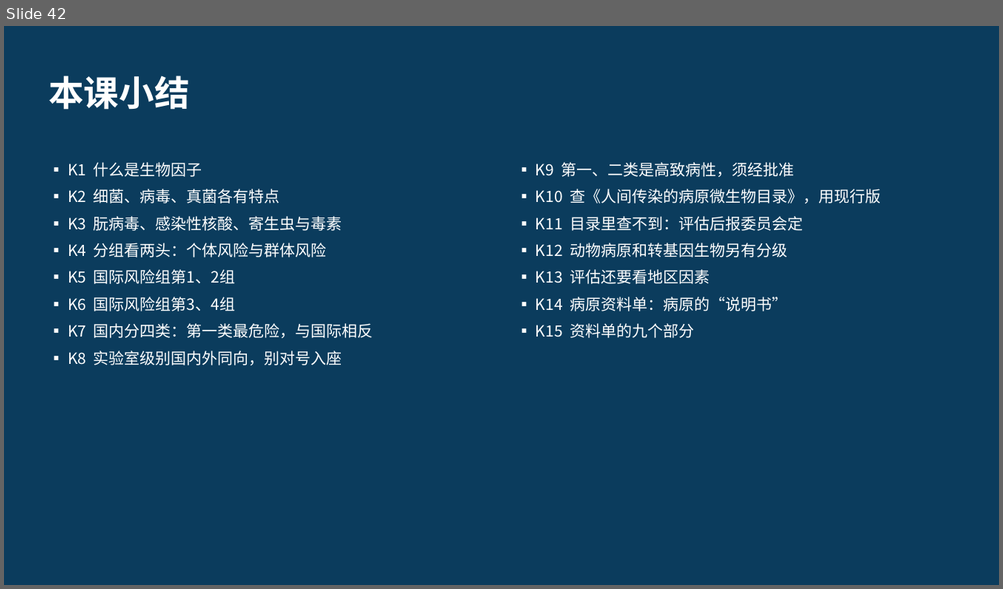
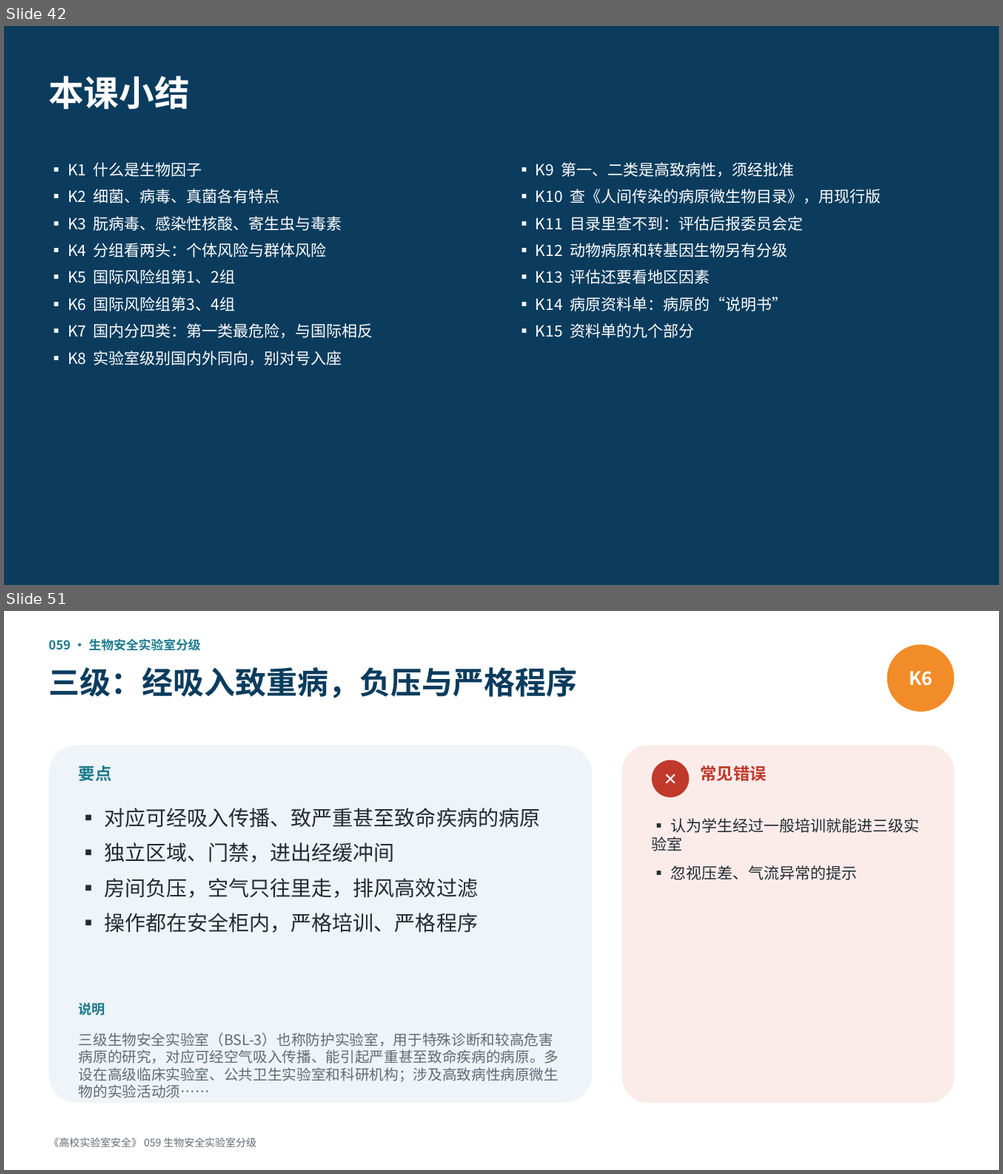
Before and after one commit to hanrongwx-max/videoyoutubo, a slide deck: course/高校实验室安全/课件/第6章_生物安全.pptx. Shown one above the other, each under a label of ours: slide 42 before the commit, slides 42 and 51 after it; the slides between them are not shown. The pictures are 1003x589 and 1003x1174 pixels, drawn with LibreOffice and Linux fonts; fonts in the diff are those of the drawing. Boxes give left, top, right and bottom in pixels: in the first picture for what was removed or moved away, otherwise in the second. Text is boxed around its words. In the diff, an @@ line names an element or a change of style, - is before the commit and + after.

```diff
--- a/course/高校实验室安全/课件/第6章_生物安全.pptx
+++ b/course/高校实验室安全/课件/第6章_生物安全.pptx
@@ slide 51 added at <box>4,611,999,1170</box>, background #FFFFFF @@
@@ text added at <box>48,638,201,651</box>, 12 pt, text #1D7A8C, bold @@
+059 · 生物安全实验室分级
@@ ellipse added at <box>887,644,954,712</box>, fill #F28C28, 18 pt, text #FFFFFF, bold @@
+K6
@@ text added at <box>48,667,577,698</box>, 30 pt, text #0B3C5D, bold @@
+三级：经吸入致重病，负压与严格程序
@@ rounded rectangle added at <box>48,745,592,1103</box>, fill #EEF4F7 @@
@@ text added at <box>79,766,112,781</box>, 16 pt, text #1D7A8C, bold @@
+要点
@@ rounded rectangle added at <box>622,745,954,1103</box>, fill #FBECEA @@
@@ ellipse added at <box>652,760,689,797</box>, fill #C0392B, 16 pt, text #FFFFFF, bold @@
+✕
@@ text added at <box>700,766,765,781</box>, 16 pt, text #C0392B, bold @@
+常见错误
@@ text added at <box>104,808,540,933</box>, 20 pt, text #222B33 @@
+▪ 对应可经吸入传播、致严重甚至致命疾病的病原
+▪ 独立区域、门禁，进出经缓冲间
+▪ 房间负压，空气只往里走，排风高效过滤
+▪ 操作都在安全柜内，严格培训、严格程序
@@ text added at <box>652,818,919,880</box>, 15 pt, text #222B33 @@
+▪ 认为学生经过一般培训就能进三级实验室
+▪ 忽视压差、气流异常的提示
@@ text added at <box>79,1003,105,1016</box>, 13 pt, text #1D7A8C, bold @@
+说明
@@ text added at <box>79,1033,558,1082</box>, 14 pt, text #5F6B75 @@
+三级生物安全实验室（BSL-3）也称防护实验室，用于特殊诊断和较高危害病原的研究，对应可经空气吸入传播、能引起严重甚至致命疾病的病原。多设在高级临床实验室、公共卫生实验室和科研机构；涉及高致病性病原微生物的实验活动须……
@@ text added at <box>48,1138,256,1147</box>, 10 pt, text #5F6B75 @@
+《高校实验室安全》 059 生物安全实验室分级
```
Also in this commit, not shown: 18 other slides added, 2 other files.
